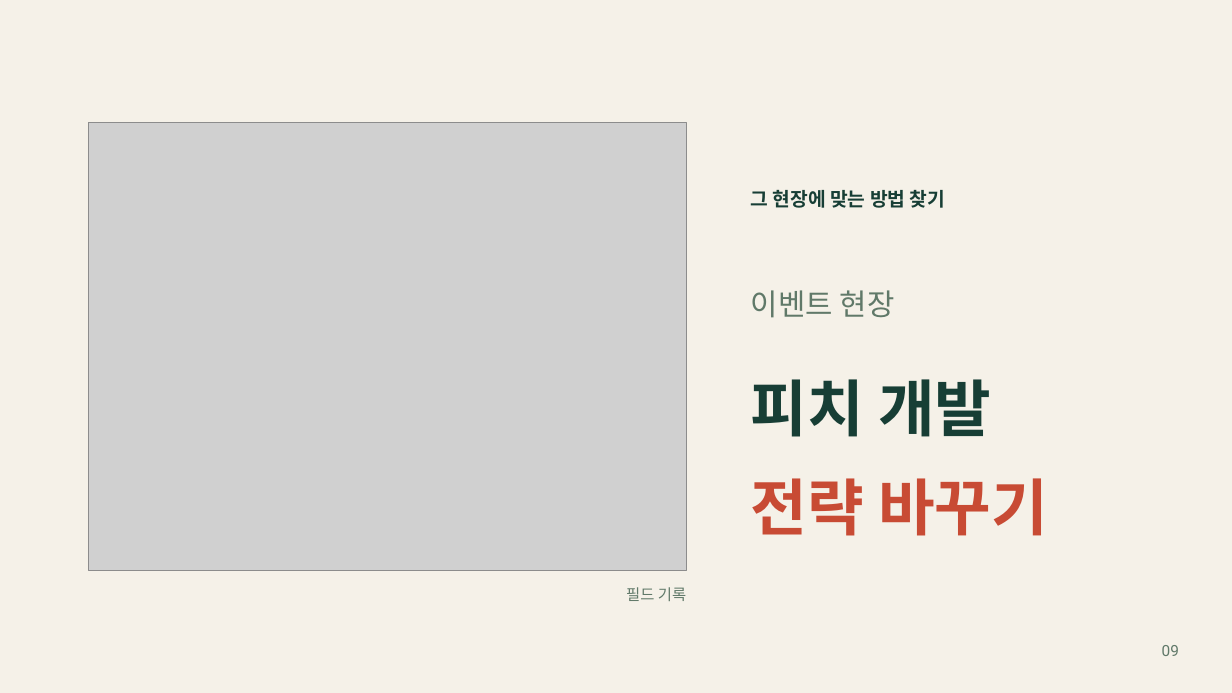
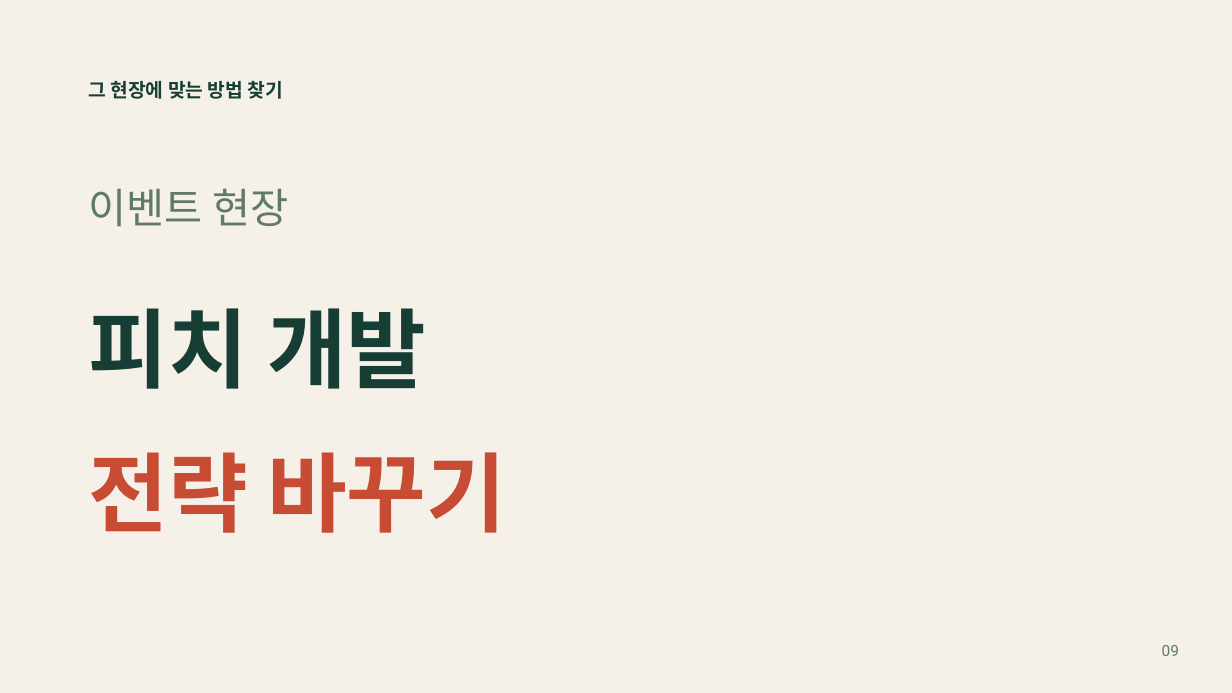
Before and after one commit to jaeyoung5178-bot/Presence, a slide deck: slide 9 of education/mentality/nozero400/NoZero-400Days.pptx. Drawn at 1232x693 pixels with LibreOffice and Linux fonts; fonts in the diff are those of the drawing; grey boxes stand for pictures. Boxes give left, top, right and bottom in pixels: in the first picture for what was removed or moved away, otherwise in the second. Text is boxed around its words. In the diff, an @@ line names an element or a change of style, - is before the commit and + after.

```diff
--- a/education/mentality/nozero400/NoZero-400Days.pptx
+++ b/education/mentality/nozero400/NoZero-400Days.pptx
@@ text "그 현장에 맞는 방법 찾기": place and size @@
-text "그 현장에 맞는 방법 찾기" at [751,190,945,208]
+text "그 현장에 맞는 방법 찾기" at [89,81,283,99]
@@ picture removed at [89,122,687,570] @@
@@ text "이벤트 현장": place and size @@
-text "이벤트 현장" at [751,290,895,318]
+text "이벤트 현장" at [89,189,288,226]
@@ text "이벤트 현장" at [89,189,288,226]: size 23.2 to 32.2 pt @@
@@ text "피치 개발" at [89,308,426,389]: size 48 to 67.5 pt @@
@@ text "피치 개발": place and size @@
-text "피치 개발" at [751,379,991,437]
+text "피치 개발" at [89,308,426,389]
@@ text "전략 바꾸기": place and size @@
-text "전략 바꾸기" at [751,478,1048,536]
+text "전략 바꾸기" at [89,452,506,533]
@@ text "전략 바꾸기" at [89,452,506,533]: size 48 to 67.5 pt @@
@@ text removed at [626,587,686,601] @@
-필드 기록
```
Also in this commit, not shown: 8 other slides changed, 5 slides added, 2 slides removed, 10 other files.
